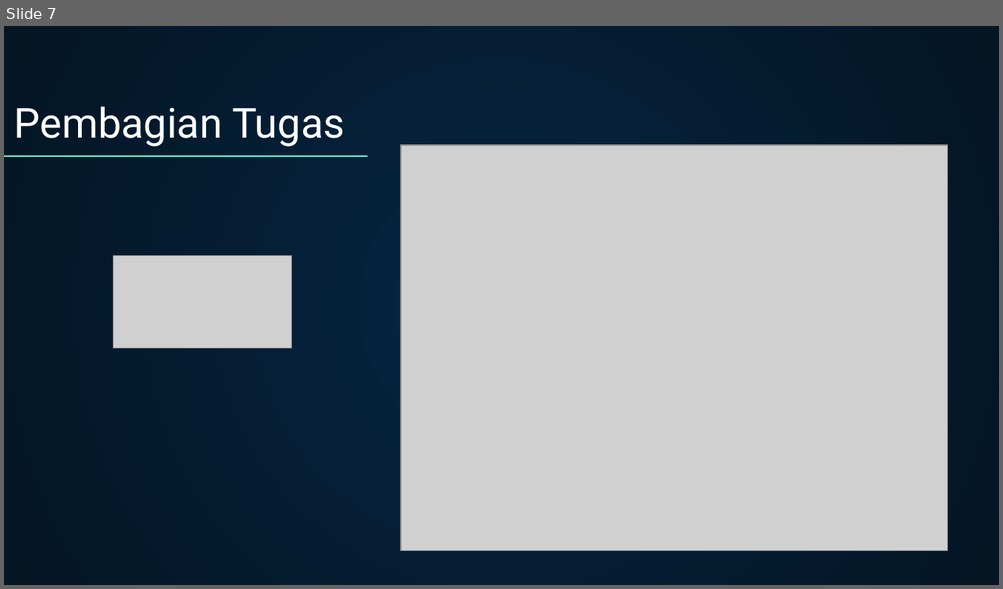
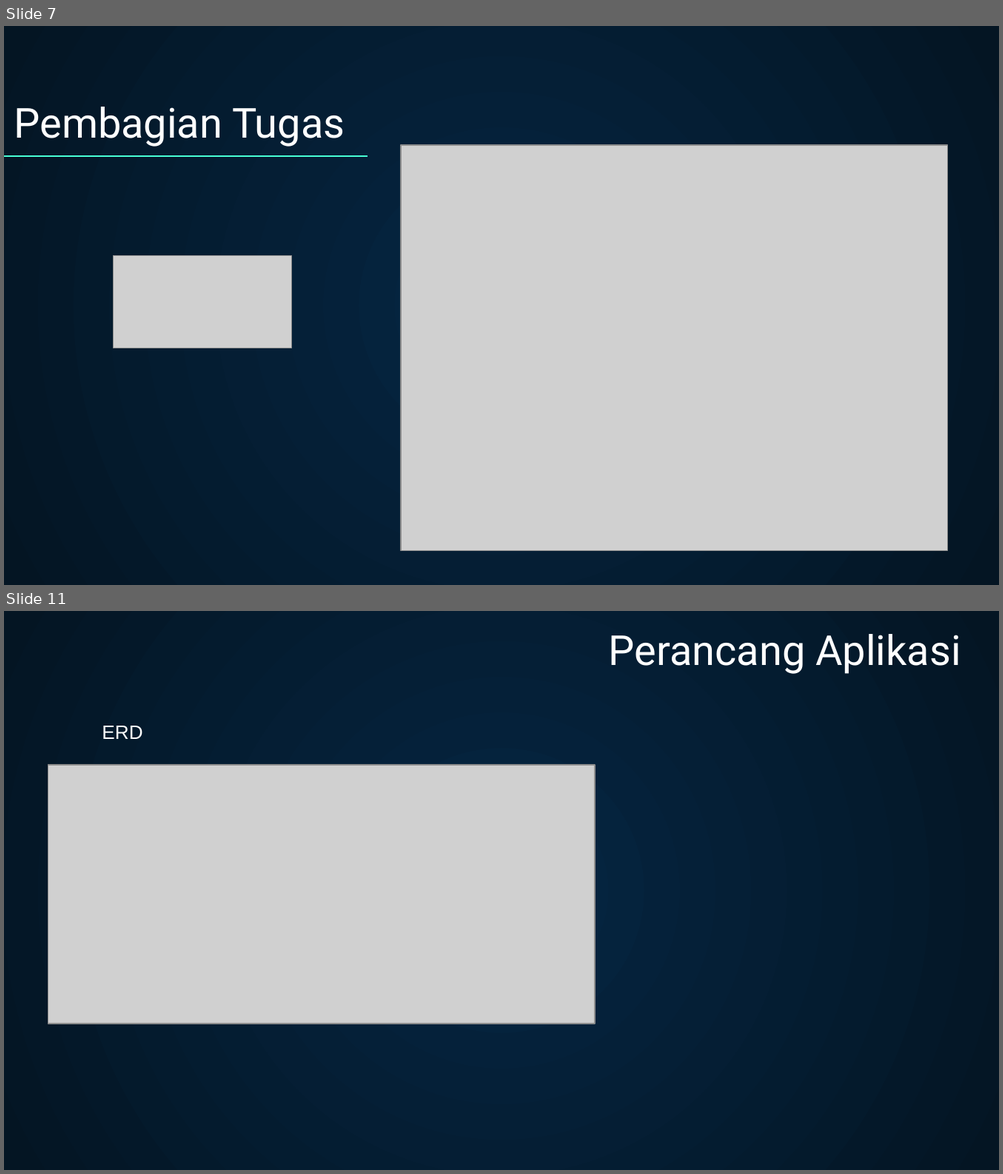
Before and after one commit to sahrul1610/proyek_2, a slide deck: document/UAS PPT.pptx. Shown one above the other, each under a label of ours: slide 7 before the commit, slides 7 and 11 after it; the slides between them are not shown. The pictures are 1003x589 and 1003x1174 pixels, drawn with LibreOffice and Linux fonts; fonts in the diff are those of the drawing; grey boxes stand for pictures. Boxes give left, top, right and bottom in pixels: in the first picture for what was removed or moved away, otherwise in the second. Text is boxed around its words. In the diff, an @@ line names an element or a change of style, - is before the commit and + after.

```diff
--- a/document/UAS PPT.pptx
+++ b/document/UAS PPT.pptx
@@ slide 11 added at [4,611,999,1170], background gradient #052643 to #041523 @@
@@ title added at [609,634,960,674], 30 pt, text #FFFFFF @@
+Perancang Aplikasi
@@ text added at [102,726,142,739], 14 pt, text #FFFFFF @@
+ERD
@@ picture added at [48,765,595,1025] @@
```
Also in this commit, not shown: 3 slides changed, 14 other slides added, 2 slides removed, 20 other files.
